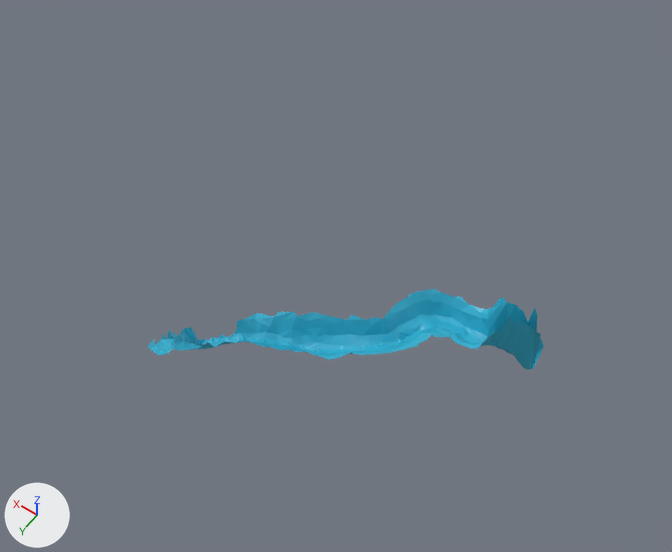
One commit to the COLLADA model world_mission/models/stream/meshes/stream.dae: the scene before it, then after it.
Rendered twice from a 50 mm lens placed at (-128.0, 190.0, 262.0), pointed at (-9.0, 23.0, -1.0). Arrows for +X, +Y and +Z are at lower left; the lights stay in place. Where no turn or scale is listed for an object, it has been applied to the vertices.

Names of what the first picture shows: 'River'.
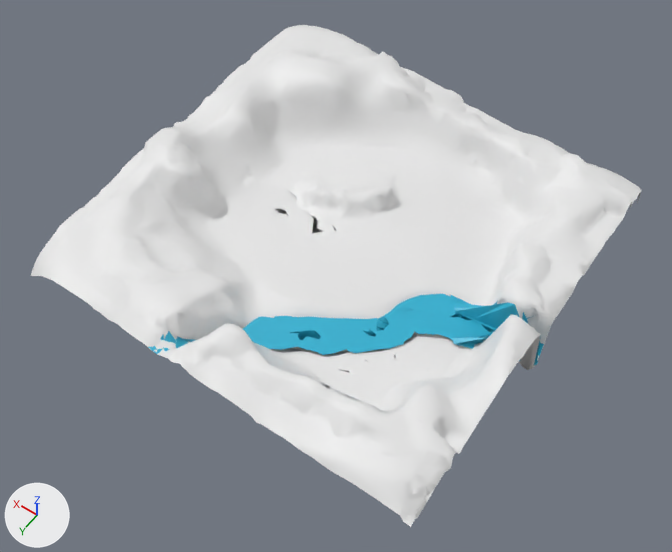
Pixel boxes [x1, y1, x2, y2] of what changed, in the pictures (672 x 552 px):
'Plane', added
    after: [31, 25, 641, 527]
'River', reshaped
    before: [147, 289, 544, 370]
    after: [148, 294, 544, 365]

The edits, one by one:
me_plane_001 is used by ob_river; location (-4.5, 12.1, -20.9).
me_plane_001 had 486 vertices, 846 faces and spanned x -78.1..22.6, y -7.2..78.0, z 8.9..38.7.
me_plane_001 now has 486 vertices, 846 faces and spans x -78.6..22.6, y -7.1..78.2, z 9.9..38.7.
me_plane_001 part 1: 453 of 486 vertices moved; they spanned x -78.1..21.4, y -7.2..78.0, z 8.9..32.5 and now span x -78.6..21.6, y -7.0..78.2, z 9.9..32.5; mean shift (0.6, 1.4, 3.3); largest move (-73.5, 0.6, 22.1) -> (-58.8, 5.8, 21.1).
Mesh me_plane_006 is new.
It has 4965 vertices, 9535 faces and spans x -79.0..79.0, y -78.0..79.0, z 9.0..49.0.
Object 'Plane' (ob_plane) is new; it shows me_plane_006.
Its location is (-4.5, 12.1, -20.9).
